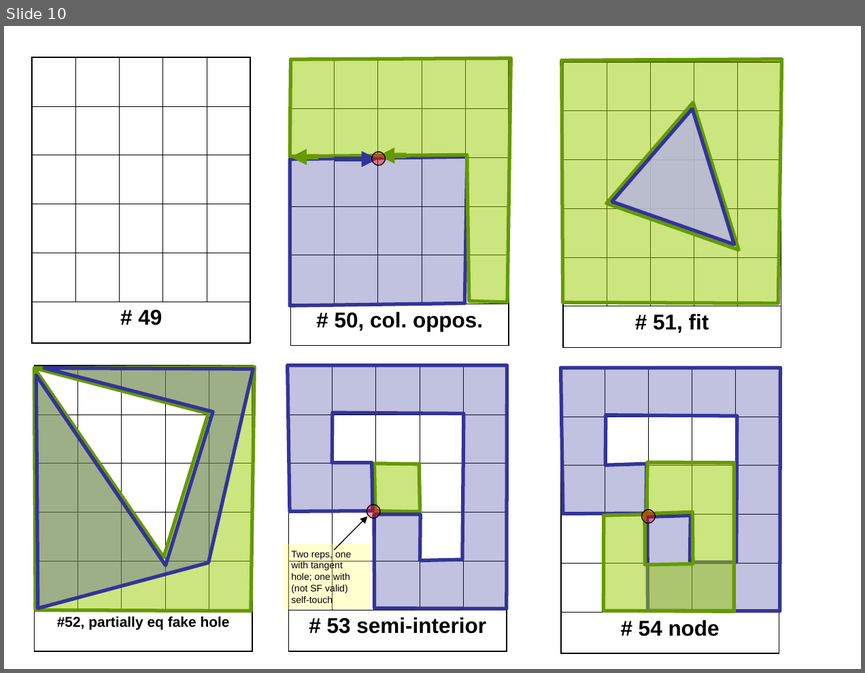
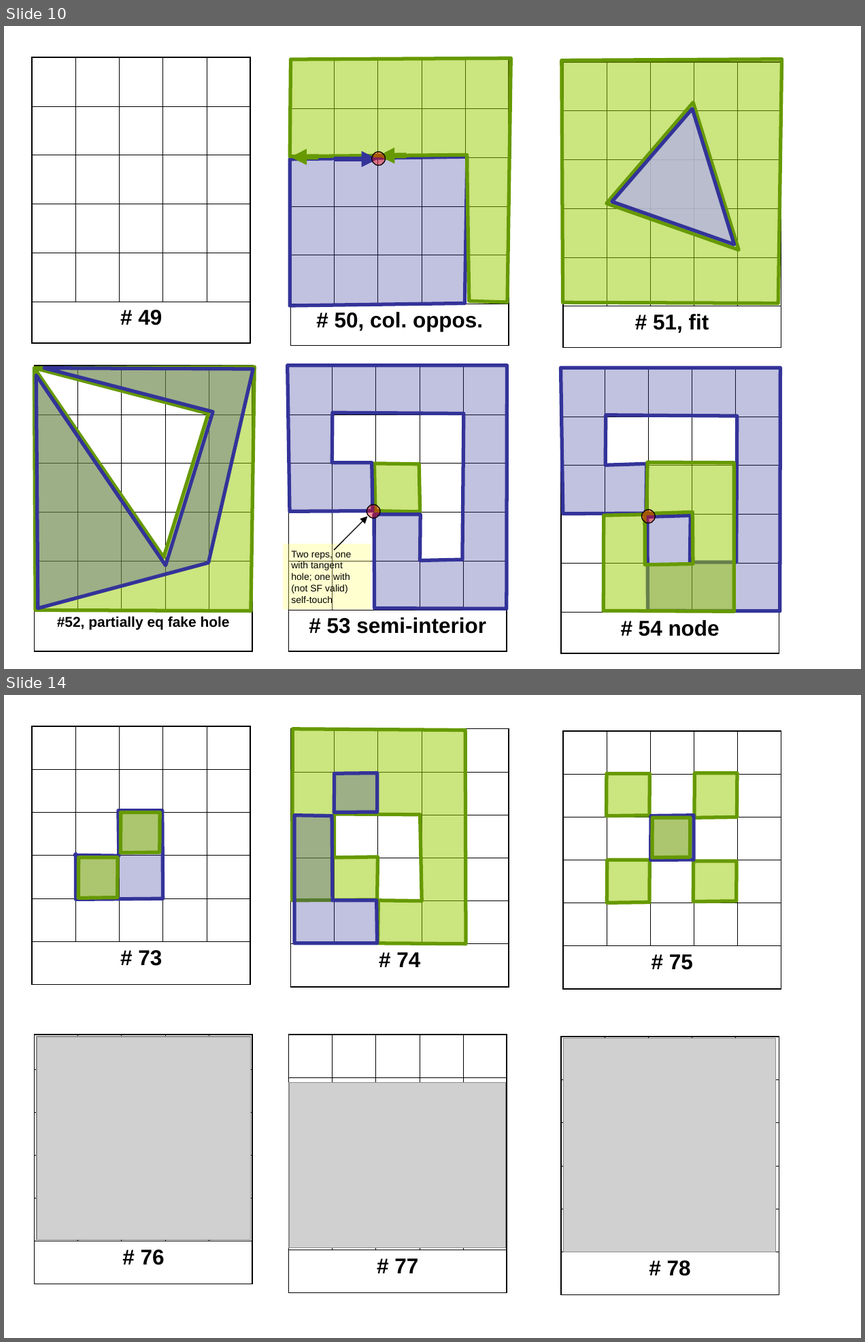
Before and after one commit to boostorg/geometry, a slide deck: doc/testcases/overlay_cases.ppt. Shown one above the other, each under a label of ours: slide 10 before the commit, slides 10 and 14 after it; the slides between them are not shown. The pictures are 865x673 and 865x1342 pixels, drawn with LibreOffice and Linux fonts; fonts in the diff are those of the drawing; grey boxes stand for pictures. Boxes give left, top, right and bottom in pixels: in the first picture for what was removed or moved away, otherwise in the second. Text is boxed around its words. In the diff, an @@ line names an element or a change of style, - is before the commit and + after.

```diff
--- a/doc/testcases/overlay_cases.ppt
+++ b/doc/testcases/overlay_cases.ppt
@@ slide 14 added at bbox=[4, 695, 861, 1338], background #FFFFFF @@
@@ table added at bbox=[33, 727, 251, 985], 6 rows, 5 columns @@
+ |  |  |  | 
+ |  |  |  | 
+ |  |  |  | 
+ |  |  |  | 
+ |  |  |  | 
+# 73 |  |  |  | 
@@ table added at bbox=[291, 728, 509, 986], 6 rows, 5 columns @@
+ |  |  |  | 
+ |  |  |  | 
+ |  |  |  | 
+ |  |  |  | 
+ |  |  |  | 
+# 74 |  |  |  | 
@@ freeform shape added at bbox=[292, 729, 466, 945], fill #99CC00 at 50% opacity, outline #669900 3 pt @@
@@ table added at bbox=[563, 731, 781, 989], 6 rows, 5 columns @@
+ |  |  |  | 
+ |  |  |  | 
+ |  |  |  | 
+ |  |  |  | 
+ |  |  |  | 
+# 75 |  |  |  | 
@@ freeform shape added at bbox=[334, 773, 377, 813], fill #333399 at 30% opacity, outline #333399 3 pt @@
@@ freeform shape added at bbox=[606, 774, 650, 816], fill #99CC00 at 50% opacity, outline #669900 3 pt @@
@@ freeform shape added at bbox=[695, 773, 738, 817], fill #99CC00 at 50% opacity, outline #669900 3 pt @@
@@ freeform shape added at bbox=[75, 811, 163, 900], fill #333399 at 30% opacity, outline #333399 3 pt @@
@@ freeform shape added at bbox=[120, 813, 160, 853], fill #99CC00 at 50% opacity, outline #669900 3 pt @@
@@ freeform shape added at bbox=[294, 815, 377, 943], fill #333399 at 30% opacity, outline #333399 3 pt @@
@@ freeform shape added at bbox=[651, 815, 694, 860], fill #333399 at 30% opacity, outline #333399 3 pt @@
@@ freeform shape added at bbox=[652, 817, 689, 857], fill #99CC00 at 50% opacity, outline #669900 3 pt @@
@@ freeform shape added at bbox=[79, 858, 118, 898], fill #99CC00 at 50% opacity, outline #669900 3 pt @@
@@ freeform shape added at bbox=[606, 860, 649, 902], fill #99CC00 at 50% opacity, outline #669900 3 pt @@
@@ freeform shape added at bbox=[693, 861, 736, 902], fill #99CC00 at 50% opacity, outline #669900 3 pt @@
@@ table added at bbox=[34, 1034, 252, 1284], 6 rows, 5 columns @@
+ |  |  |  | 
+ |  |  |  | 
+ |  |  |  | 
+ |  |  |  | 
+ |  |  |  | 
+# 76 |  |  |  | 
@@ picture added at bbox=[37, 1036, 250, 1239] @@
@@ table added at bbox=[288, 1034, 507, 1292], 6 rows, 5 columns @@
+ |  |  |  | 
+ |  |  |  | 
+ |  |  |  | 
+ |  |  |  | 
+ |  |  |  | 
+# 77 |  |  |  | 
@@ table added at bbox=[561, 1037, 779, 1295], 6 rows, 5 columns @@
+ |  |  |  | 
+ |  |  |  | 
+ |  |  |  | 
+ |  |  |  | 
+ |  |  |  | 
+# 78 |  |  |  | 
@@ picture added at bbox=[564, 1038, 776, 1251] @@
@@ picture added at bbox=[290, 1083, 506, 1248] @@
```
Also in this commit, not shown: 2 slides changed, 5 other slides added, 5 other files.
